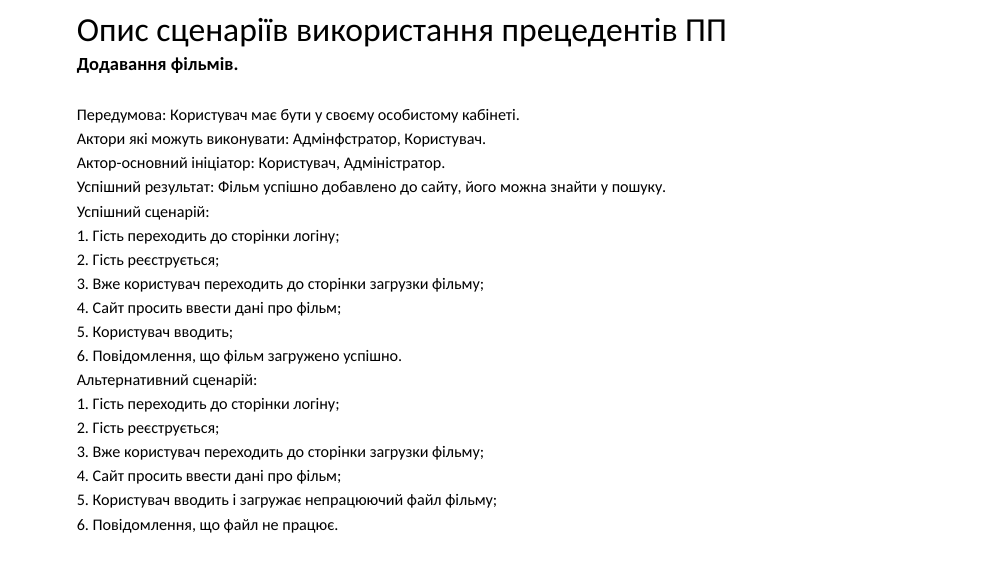
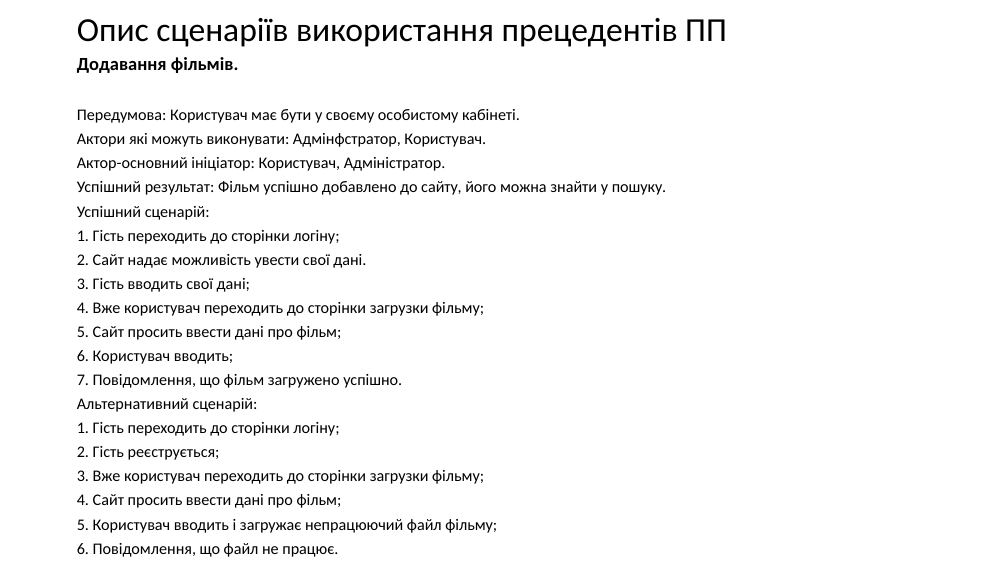
Before and after one commit to elxaz/kursa4AI, a slide deck: slide 6 of pract 2.pptx. Drawn at 1008x567 pixels with LibreOffice and Linux fonts; fonts in the diff are those of the drawing. Boxes give left, top, right and bottom in pixels: in the first picture for what was removed or moved away, otherwise in the second. Text is boxed around its words. In the diff, an @@ line names an element or a change of style, - is before the commit and + after.

```diff
--- a/pract 2.pptx
+++ b/pract 2.pptx
@@ text at box(77, 254, 484, 388): text changed @@
-2. Гість реєструється;
-3. Вже користувач переходить до сторінки загрузки фільму;
-4. Сайт просить ввести дані про фільм;
-5. Користувач вводить;
-6. Повідомлення, що фільм загружено успішно.
+2. Сайт надає можливість увести свої дані.
+3. Гість вводить свої дані;
+4. Вже користувач переходить до сторінки загрузки фільму;
+5. Сайт просить ввести дані про фільм;
+6. Користувач вводить;
+7. Повідомлення, що фільм загружено успішно.
```
Also in this commit, not shown: 3 other slides changed.
